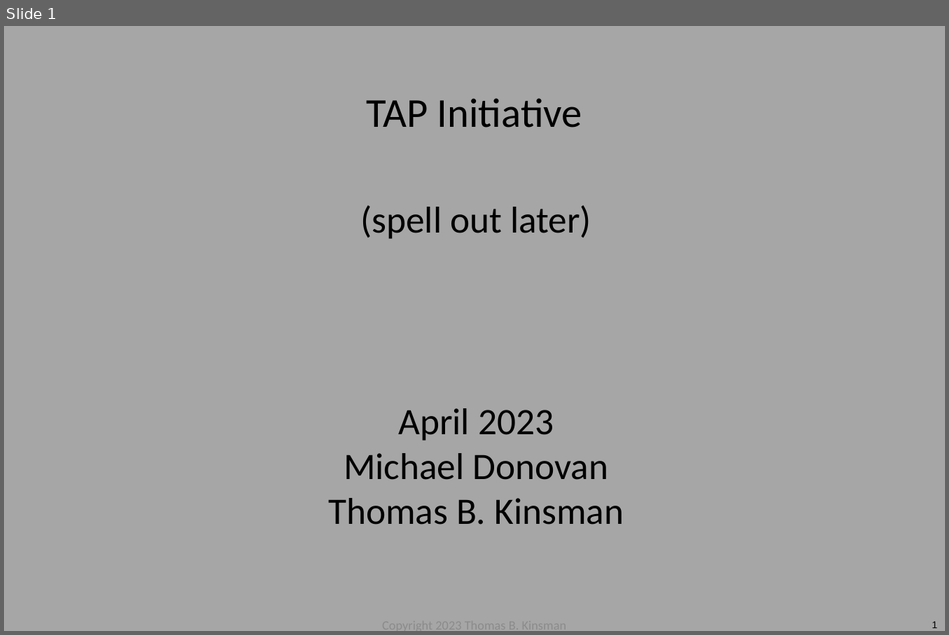
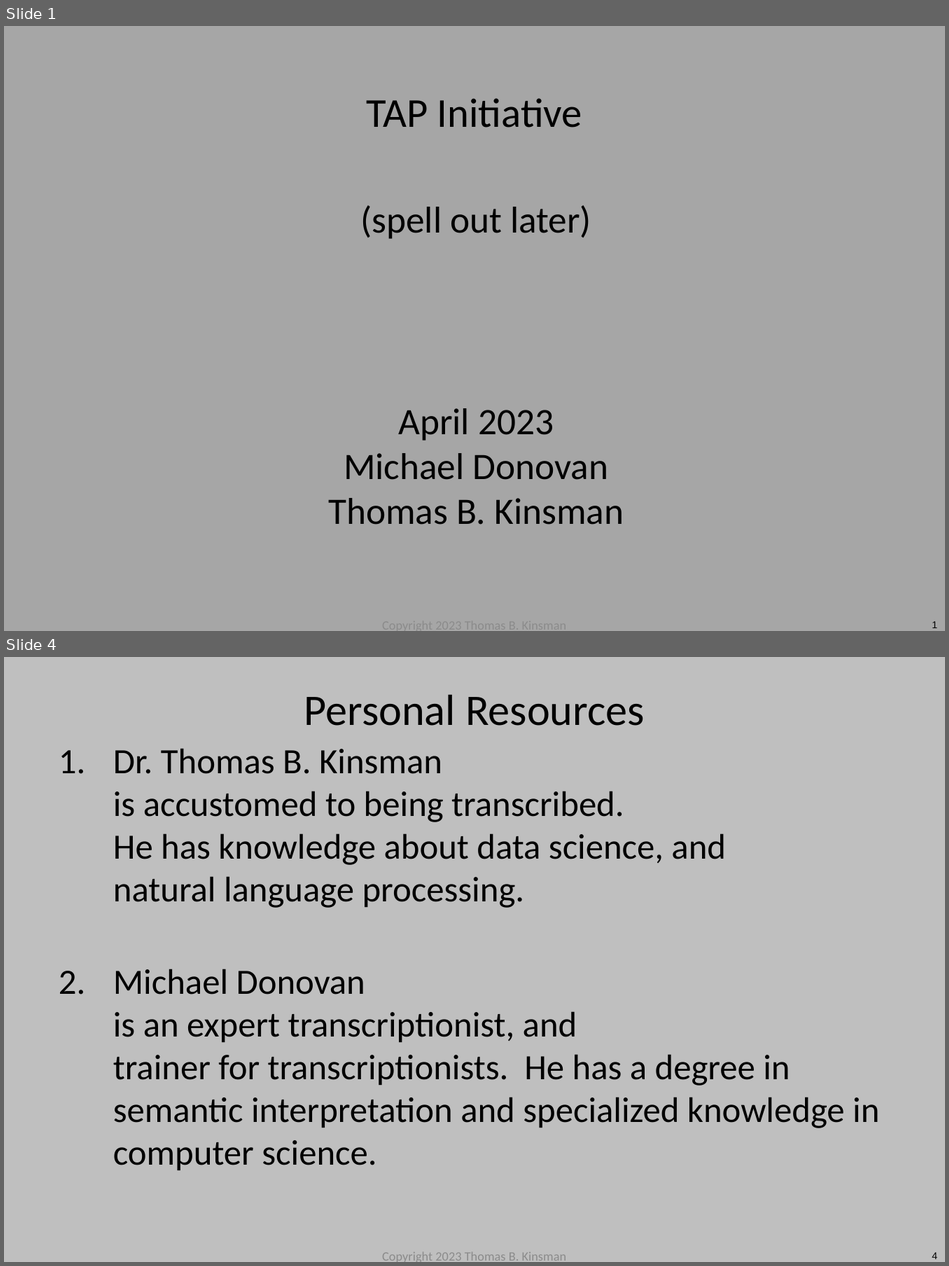
Before and after one commit to mpdnes/transcript-analysis-pipeline, a slide deck: DOODLES_and_NOTES/FLOW__DIAGRAM__for_TAP_v10.pptx. Shown one above the other, each under a label of ours: slide 1 before the commit, slides 1 and 4 after it; the slides between them are not shown. The pictures are 949x635 and 949x1266 pixels, drawn with LibreOffice and Linux fonts; fonts in the diff are those of the drawing. Boxes give left, top, right and bottom in pixels: in the first picture for what was removed or moved away, otherwise in the second. Text is boxed around its words. In the diff, an @@ line names an element or a change of style, - is before the commit and + after.

```diff
--- a/DOODLES_and_NOTES/FLOW__DIAGRAM__for_TAP_v10.pptx
+++ b/DOODLES_and_NOTES/FLOW__DIAGRAM__for_TAP_v10.pptx
@@ slide 4 added at [4, 657, 945, 1262], background #BFBFBF @@
@@ title added at [304, 694, 644, 726], 46.7 pt, text #000000 @@
+Personal Resources
@@ text added at [113, 748, 879, 1170], 38.1 pt, text #000000 @@
+1. Dr. Thomas B. Kinsman
+   is accustomed to being transcribed.
+   He has knowledge about data science, and
+   natural language processing.
+2. Michael Donovan
+   is an expert transcriptionist, and
+   trainer for transcriptionists. He has a degree in semantic interpretation and specialized knowledge in computer science.
@@ text added at [382, 1252, 567, 1262], 13.8 pt, text #8C8C8C @@
+Copyright 2023 Thomas B. Kinsman
@@ page number added at [931, 1252, 937, 1259], 10.6 pt, text #000000 @@
+4
```
Also in this commit, not shown: 2 slides changed, 4 other slides added, 16 other files.
